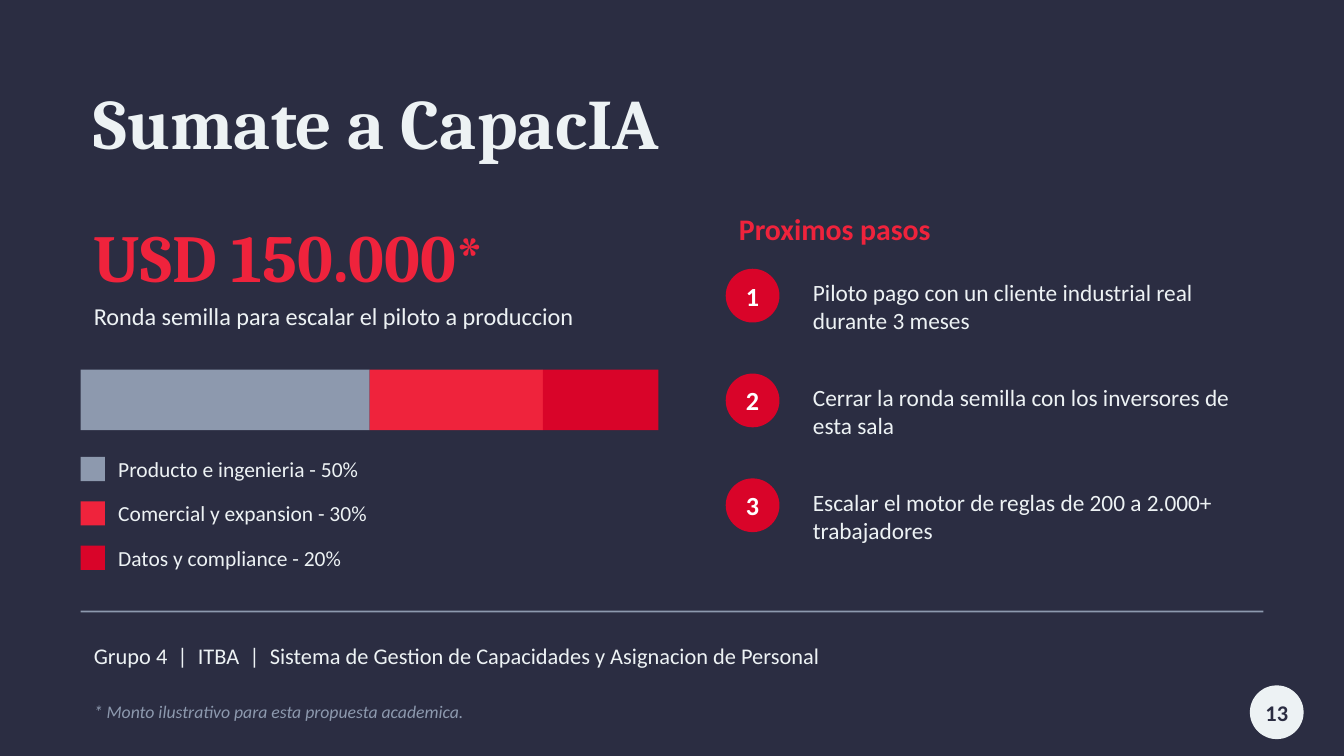
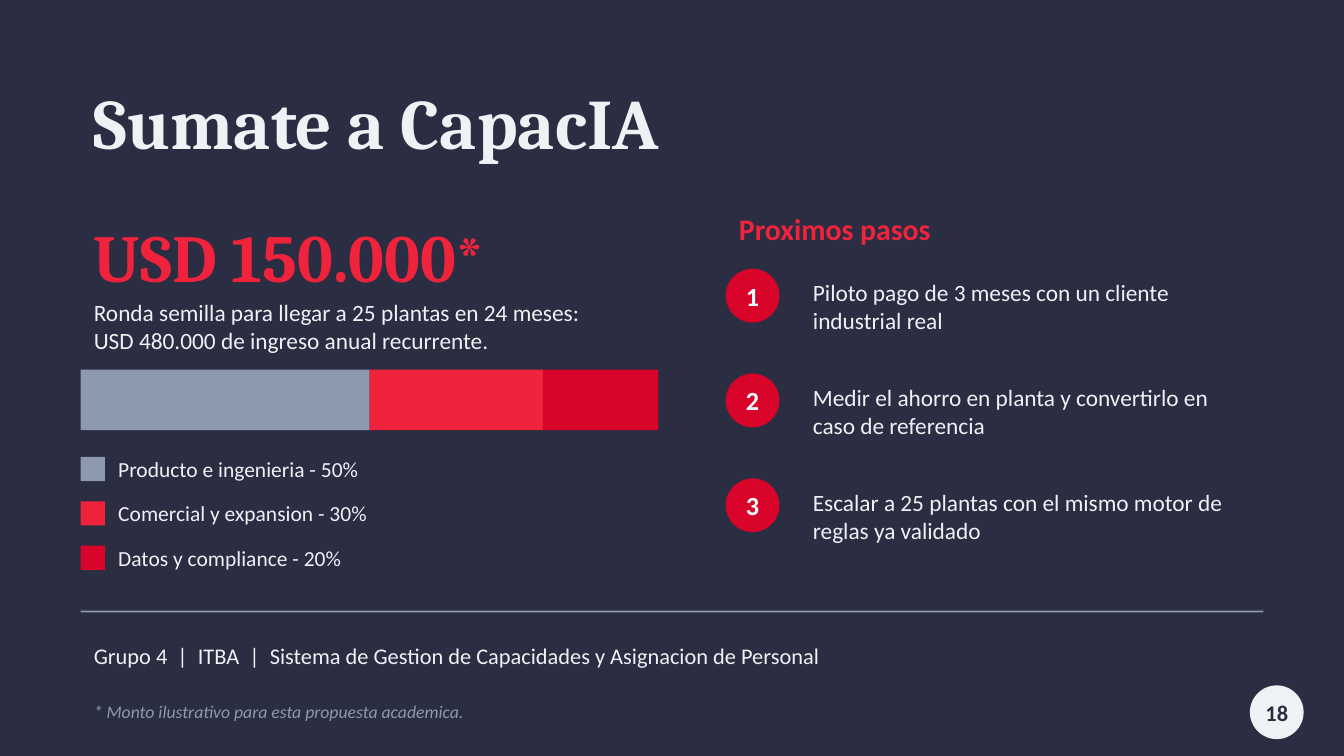
Before and after one commit to tomassalina/tp-gestion-capacidades-inteligente, a slide deck: slide 18 of analisis/presentacion_defensa.pptx (slide 13 before the commit). Drawn at 1344x756 pixels with LibreOffice and Linux fonts; fonts in the diff are those of the drawing. Boxes give left, top, right and bottom in pixels: in the first picture for what was removed or moved away, otherwise in the second. Text is boxed around its words. In the diff, an @@ line names an element or a change of style, - is before the commit and + after.

Commit message:
rearmar la presentacion para una defensa de 15 minutos con enfoque economico
El deck pasa de 13 a 18 diapositivas. Lo que mas crecio es la explicacion de
como se generan los datos, que antes era una sola linea al pie de una
diapositiva y ahora son tres: la escala del piloto, por que instanciamos las
clases reales en vez de escribir los CSV a mano, y las cuatro decisiones del
motor de simulacion (semana a semana con reinicio de horas, 6.000 intentos con
sesgo 86/14, conflictos que son excepciones reales del core, semilla fija).

Ademas se cuantifica todo en dinero. Para que los montos sean auditables y no
numeros sueltos pegados en las diapositivas, los calcula estimar_impacto_economico()
a partir de un diccionario SUPUESTOS declarado en el script, y quedan guardados en
resumen_metricas.json: USD 5,06 M de masa salarial anual en juego, USD 50.600 por
cada punto de utilizacion recuperado, y USD 145.000 de valor anual por planta
contra USD 19.200 de costo. Si alguien discute un supuesto se cambia el valor y se
recalcula la seccion entera.

Se agregan dos diapositivas de negocio (el problema valuado y el impacto sumado),
un divisor de seccion, y los tres hallazgos y el mercado ahora cierran en plata.

```diff
--- a/analisis/presentacion_defensa.pptx
+++ b/analisis/presentacion_defensa.pptx
@@ text at [813,285,1168,329]: text changed @@
-Piloto pago con un cliente industrial real durante 3 meses
+Piloto pago de 3 meses con un cliente industrial real
@@ text at [94,305,579,353]: text changed; size 13 to 12.5 pt @@
-Ronda semilla para escalar el piloto a produccion
+Ronda semilla para llegar a 25 plantas en 24 meses:
+USD 480.000 de ingreso anual recurrente.
@@ text at [813,390,1208,434]: text changed @@
-Cerrar la ronda semilla con los inversores de esta sala
+Medir el ahorro en planta y convertirlo en caso de referencia
@@ text at [813,495,1222,543]: text changed @@
-Escalar el motor de reglas de 200 a 2.000+ trabajadores
+Escalar a 25 plantas con el mismo motor de reglas ya validado
@@ text at [1265,705,1288,721]: text changed @@
-13
+18
```
Also in this commit, not shown: 9 other slides changed, 5 slides added, 2 other files.
